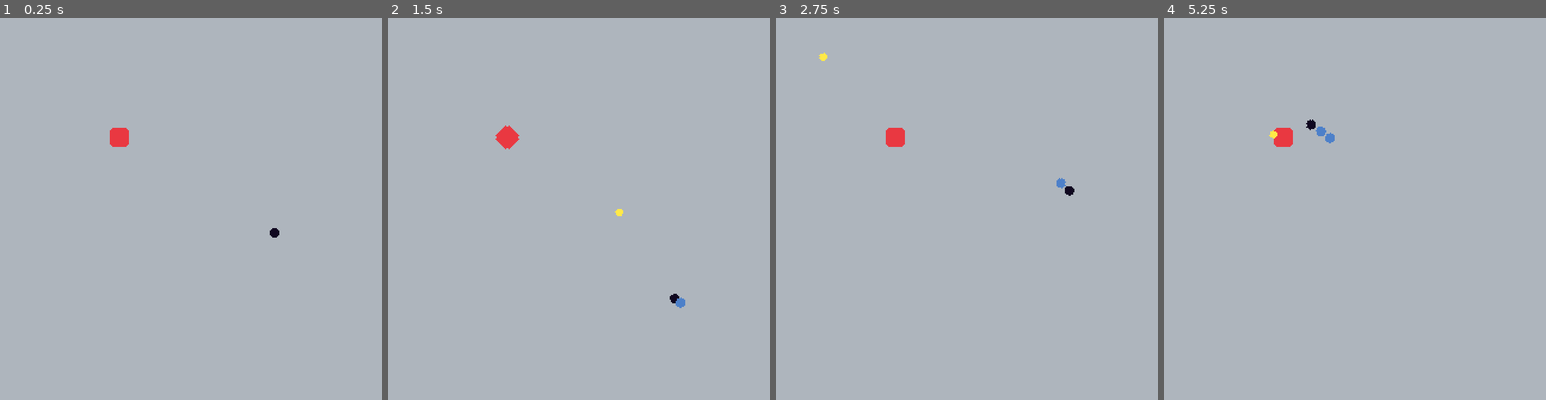
Above: before the commit, frames 1-4 (left to right).
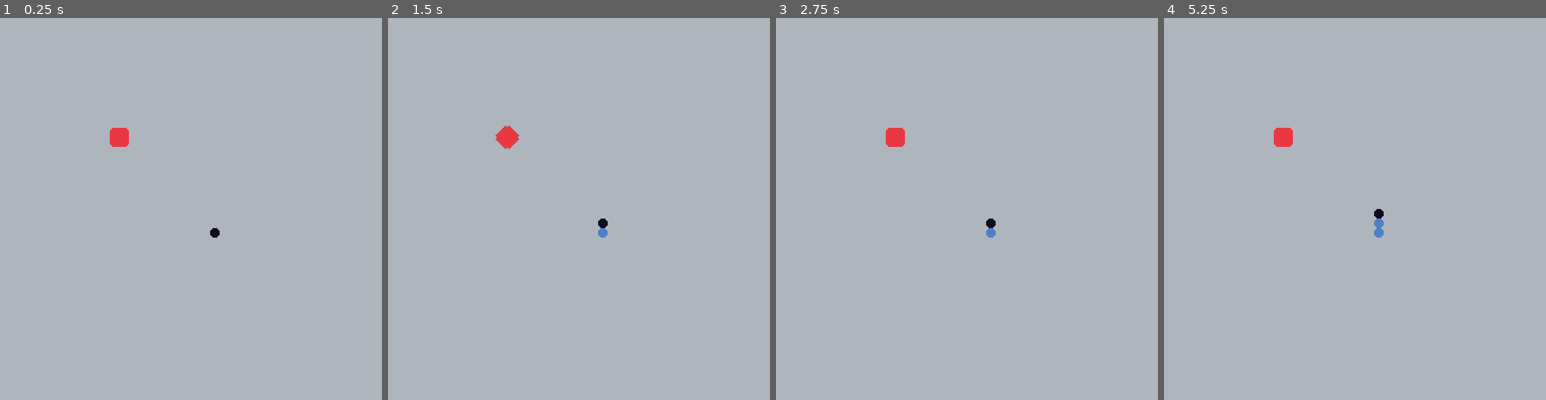
Above: after the commit, the same moments.

Repository: jamesbisraelson/7drl
Game: Godot game, scene res://scenes/game.tscn
The game is run twice, just before and just after one commit, with the same random seed, the same clock (stepped at 60 frames per second) and the same inputs.
Inputs:
- Up to frame 1 (0.25 s): no input
- Up to frame 2 (1.5 s): hold D (game_right) 0.53-1.28 s; hold Down (ui_down) from 1.28 s (still down)
- Up to frame 3 (2.75 s): release Down (ui_down) at 2.03 s; hold D (game_right) from 2.03 s (still down)
- Up to frame 4 (5.25 s): release D (game_right) at 3.53 s; hold A (game_left) 3.53-5.03 s; hold Down (ui_down) from 5.03 s (still down)

The runs differ from the first frame. In frame 1, 0.1% of the frame differs, in the area x 55-74%, y 55-58%; in frame 2, 0.2%; in frame 3, 0.2%; in frame 4, 0.3%, in the area x 27-58%, y 26-58%.

Commit message:
fixed some naming issues

Diff:
--- a/scenes/ball.tscn
+++ b/scenes/ball.tscn
@@ -1,14 +1,13 @@
-[gd_scene load_steps=4 format=3 uid="uid://dygsau6ynenac"]
+[gd_scene load_steps=4 format=3 uid="uid://ctka577a28pc2"]
 
+[ext_resource type="Script" path="res://scripts/ball.gd" id="1_bfoiw"]
 [ext_resource type="Texture2D" uid="uid://cbqgo0ub8cy48" path="res://assets/blue.png" id="1_gba7d"]
-[ext_resource type="Script" path="res://scripts/Ball.gd" id="1_ye1t0"]
 
 [sub_resource type="CircleShape2D" id="CircleShape2D_4fx1t"]
 radius = 4.12311
 
 [node name="Ball" type="CharacterBody2D"]
-script = ExtResource("1_ye1t0")
-follow_speed = 15.0
+script = ExtResource("1_bfoiw")
 
 [node name="Sprite2D" type="Sprite2D" parent="."]
 texture_filter = 1
@@ -17,3 +16,5 @@
 [node name="CollisionShape2D" type="CollisionShape2D" parent="."]
 visible = false
 shape = SubResource("CircleShape2D_4fx1t")
+
+[node name="ActionTimer" type="Timer" parent="."]
--- a/scenes/bullet.tscn
+++ b/scenes/bullet.tscn
@@ -1,6 +1,6 @@
-[gd_scene load_steps=4 format=3 uid="uid://cqubpjuac8f2s"]
+[gd_scene load_steps=4 format=3 uid="uid://coruwxe4wwotv"]
 
-[ext_resource type="Script" path="res://scripts/Bullet.gd" id="1_6jn58"]
+[ext_resource type="Script" path="res://scripts/bullet.gd" id="1_blvcx"]
 [ext_resource type="Texture2D" uid="uid://drjlovx5jsiaj" path="res://assets/bullet.png" id="2_e4bgq"]
 
 [sub_resource type="CircleShape2D" id="CircleShape2D_4fx1t"]
@@ -9,8 +9,7 @@
 [node name="Bullet" type="CharacterBody2D"]
 collision_layer = 2
 collision_mask = 2
-script = ExtResource("1_6jn58")
-move_speed = 300.0
+script = ExtResource("1_blvcx")
 
 [node name="Sprite2D" type="Sprite2D" parent="."]
 texture_filter = 1
--- /dev/null
+++ b/scenes/bullet_ball.tscn
@@ -0,0 +1,6 @@
+[gd_scene load_steps=2 format=3 uid="uid://r4qoiws7kw2l"]
+
+[ext_resource type="PackedScene" uid="uid://ctka577a28pc2" path="res://scenes/ball.tscn" id="1_14faq"]
+
+[node name="Ball" instance=ExtResource("1_14faq")]
+type = "bullet"
--- a/scenes/enemy.tscn
+++ b/scenes/enemy.tscn
@@ -1,13 +1,13 @@
-[gd_scene load_steps=4 format=3 uid="uid://bvfmdt203en6r"]
+[gd_scene load_steps=4 format=3 uid="uid://capomuqd3tlcj"]
 
-[ext_resource type="Script" path="res://scripts/Enemy.gd" id="1_oxauv"]
+[ext_resource type="Script" path="res://scripts/enemy.gd" id="1_6526v"]
 [ext_resource type="Texture2D" uid="uid://c8noagwnmk5m5" path="res://assets/enemy.png" id="2_6se12"]
 
 [sub_resource type="CircleShape2D" id="CircleShape2D_6rg3k"]
 radius = 4.0
 
 [node name="Enemy" type="CharacterBody2D" groups=["enemies"]]
-script = ExtResource("1_oxauv")
+script = ExtResource("1_6526v")
 
 [node name="Sprite2D" type="Sprite2D" parent="."]
 texture_filter = 1
--- a/scenes/player.tscn
+++ b/scenes/player.tscn
@@ -1,15 +1,13 @@
-[gd_scene load_steps=4 format=3 uid="uid://bjyonvo3rbdl4"]
+[gd_scene load_steps=4 format=3 uid="uid://bdcmtgroqhh28"]
 
-[ext_resource type="Script" path="res://scripts/Player.gd" id="1_6m0su"]
+[ext_resource type="Script" path="res://scripts/player.gd" id="1_epm6p"]
 [ext_resource type="Texture2D" uid="uid://dy3vcegay1y8m" path="res://assets/black.png" id="2_5r4n0"]
 
 [sub_resource type="CircleShape2D" id="CircleShape2D_6rg3k"]
 radius = 4.0
 
 [node name="Player" type="CharacterBody2D"]
-script = ExtResource("1_6m0su")
-move_speed = 200.0
-rotation_speed = 5.0
+script = ExtResource("1_epm6p")
 
 [node name="Sprite2D" type="Sprite2D" parent="."]
 texture_filter = 1
@@ -18,8 +16,3 @@
 [node name="CollisionShape2D" type="CollisionShape2D" parent="."]
 visible = false
 shape = SubResource("CircleShape2D_6rg3k")
-
-[node name="BulletTimer" type="Timer" parent="."]
-autostart = true
-
-[connection signal="timeout" from="BulletTimer" to="." method="_on_bullet_timer_timeout"]
--- a/scripts/Ball.gd
+++ b/scripts/Ball.gd
@@ -1,8 +1,33 @@
 extends CharacterBody2D
 
+const Bullet = preload('res://scenes/bullet.tscn')
+
 @export var follow_speed: float
+@export_enum('bullet', 'lightning', 'healing') var type: String
+
 var to_follow: Node2D
+
+
+func _ready():
+	if type == 'bullet':
+		print('bullet')
+	if type == 'lightning':
+		print('lightning')
+	if type == 'healing':
+		print('healing')
 
 func _physics_process(delta: float) -> void:
 	global_position = global_position.lerp(to_follow.global_position, follow_speed * delta)
 	rotation = to_follow.rotation
+
+func _on_bullet_timer_timeout() -> void:
+	var enemies = get_tree().get_nodes_in_group('enemies')
+	var closest = enemies[0]
+	for enemy in enemies:
+		if global_position.distance_squared_to(enemy.global_position) < global_position.distance_squared_to(closest.global_position):
+			closest = enemy
+
+	var bullet = Bullet.instantiate()
+	get_parent().add_child(bullet)
+	bullet.global_position = global_position
+	bullet.look_at(closest.global_position)
--- a/scripts/Player.gd
+++ b/scripts/Player.gd
@@ -1,7 +1,6 @@
 extends CharacterBody2D
 
-const Ball = preload('res://scenes/ball.tscn')
-const Bullet = preload('res://scenes/bullet.tscn')
+const BulletBall = preload('res://scenes/ball.tscn')
 
 @export var move_speed: float
 @export var rotation_speed: float
@@ -27,7 +26,7 @@
 
 
 func add_ball() -> void:
-	var ball = Ball.instantiate()
+	var ball = BulletBall.instantiate()
 	balls.append(ball)
 	get_parent().add_child(ball)
 	ball.global_position = global_position
@@ -38,16 +37,3 @@
 	balls[0].to_follow = self
 	for i in range(1, len(balls)):
 		balls[i].to_follow = balls[i-1]
-
-
-func _on_bullet_timer_timeout() -> void:
-	var enemies = get_tree().get_nodes_in_group('enemies')
-	var closest = enemies[0]
-	for enemy in enemies:
-		if global_position.distance_squared_to(enemy.global_position) < global_position.distance_squared_to(closest.global_position):
-			closest = enemy
-
-	var bullet = Bullet.instantiate()
-	get_parent().add_child(bullet)
-	bullet.global_position = global_position
-	bullet.look_at(closest.global_position)
Binary file added: assets/green.png
Not shown, added: assets/green.png.import
Binary file added: assets/orange.png
Not shown, added: assets/orange.png.import
Binary file added: assets/pink.png
Not shown, added: assets/pink.png.import
Binary file added: assets/purple.png
Not shown, added: assets/purple.png.import
Not shown: 1 places in scenes/game.tscn that only renumber resources
